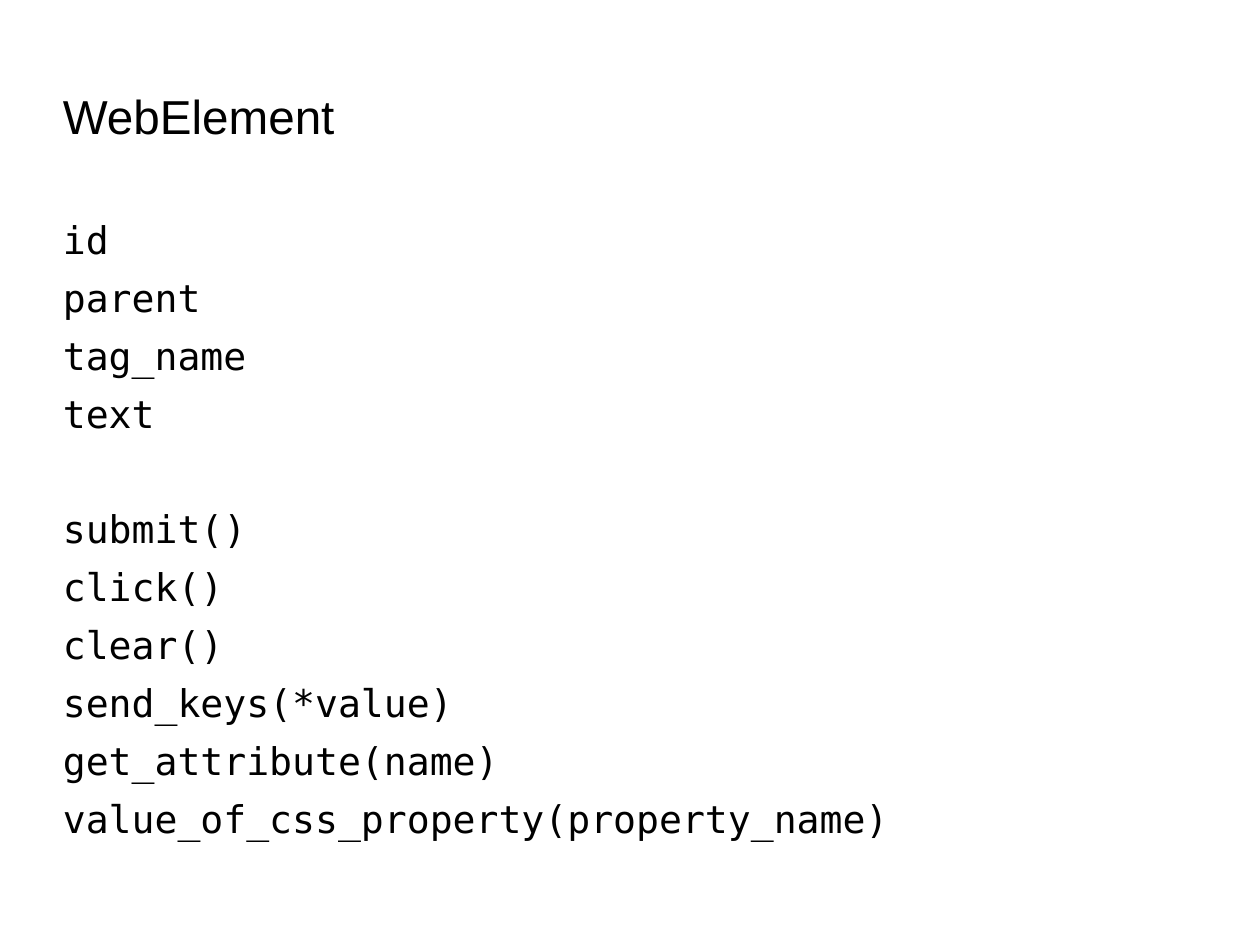
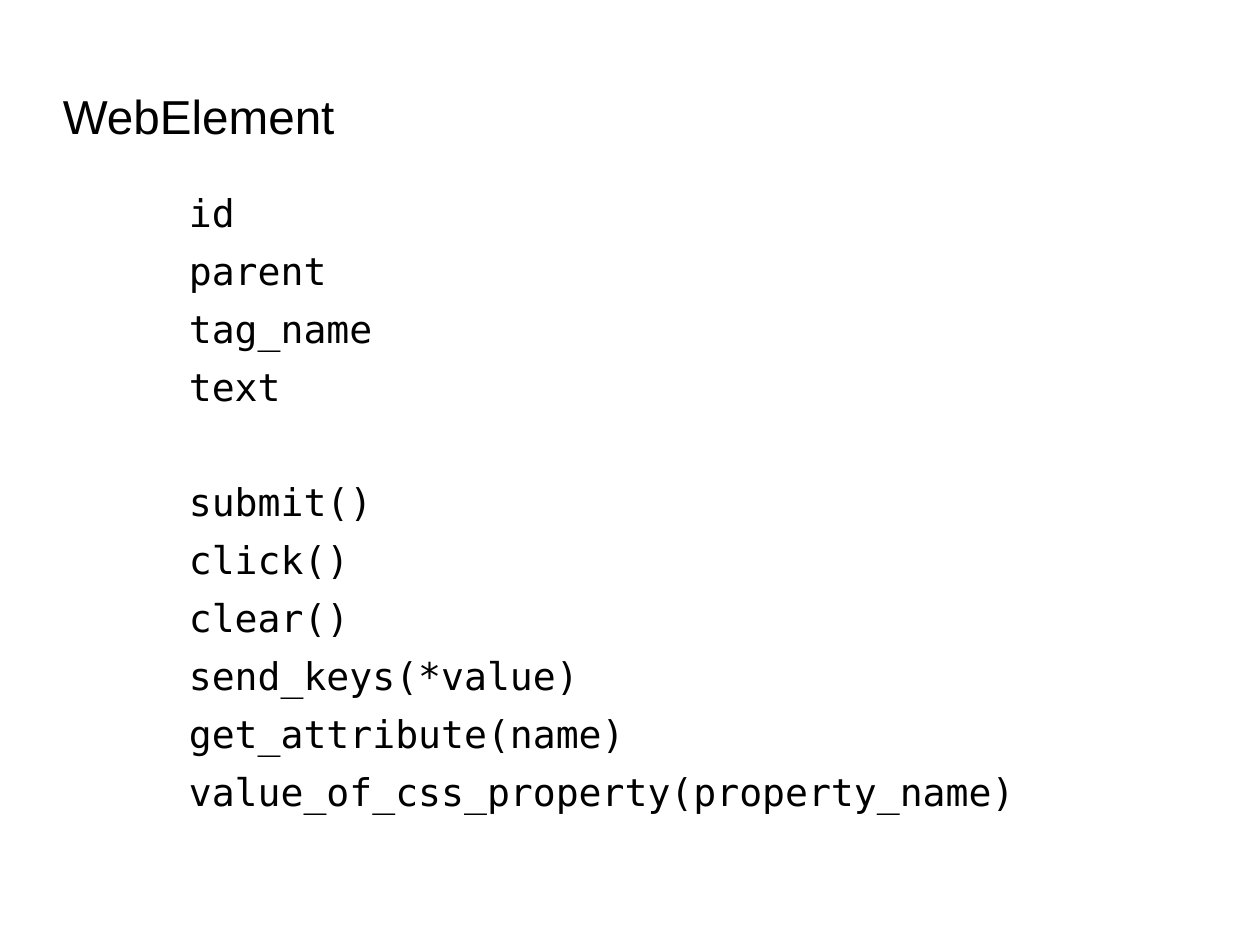
Before and after one commit to supita/Pyladies-Python-Web-Scraping, a slide deck: slide 21 of pyladies.ppt. Drawn at 1260x945 pixels with LibreOffice and Linux fonts; fonts in the diff are those of the drawing; background and template pictures are left out. Boxes give left, top, right and bottom in pixels: in the first picture for what was removed or moved away, otherwise in the second. Text is boxed around its words. In the diff, an @@ line names an element or a change of style, - is before the commit and + after.

```diff
--- a/pyladies.ppt
+++ b/pyladies.ppt
@@ text "id": place and size @@
-text "id" at (63,225,889,841)
+text "id" at (189,198,1015,814)
```
Also in this commit, not shown: 8 other slides changed.
